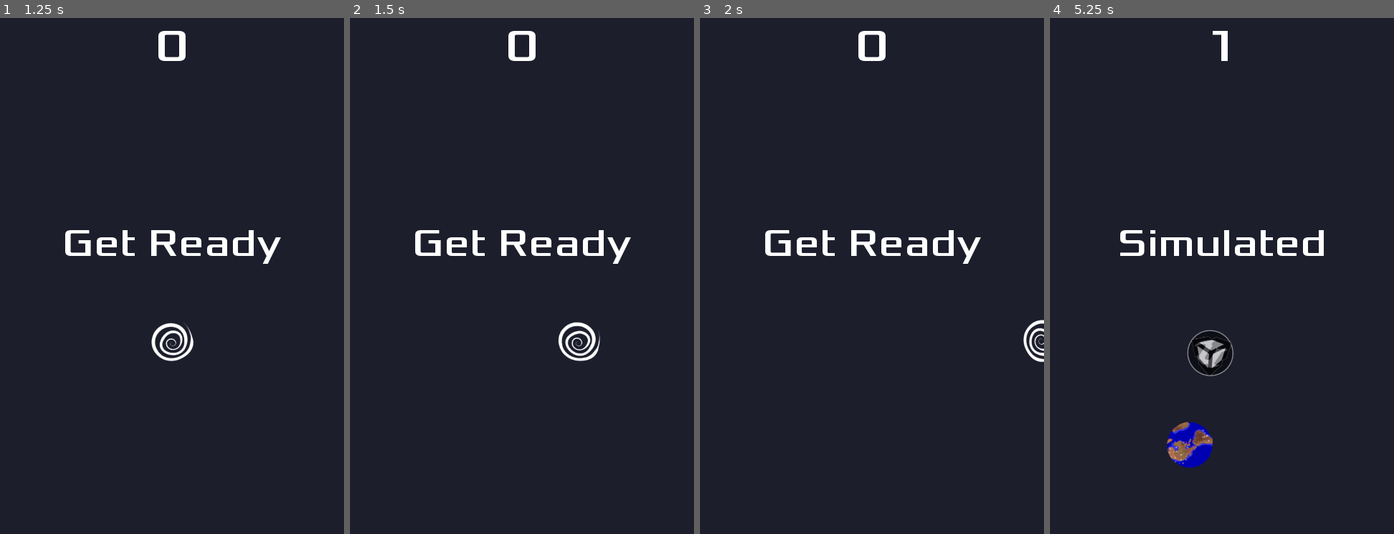
Above: before the commit, frames 1-4 (left to right).
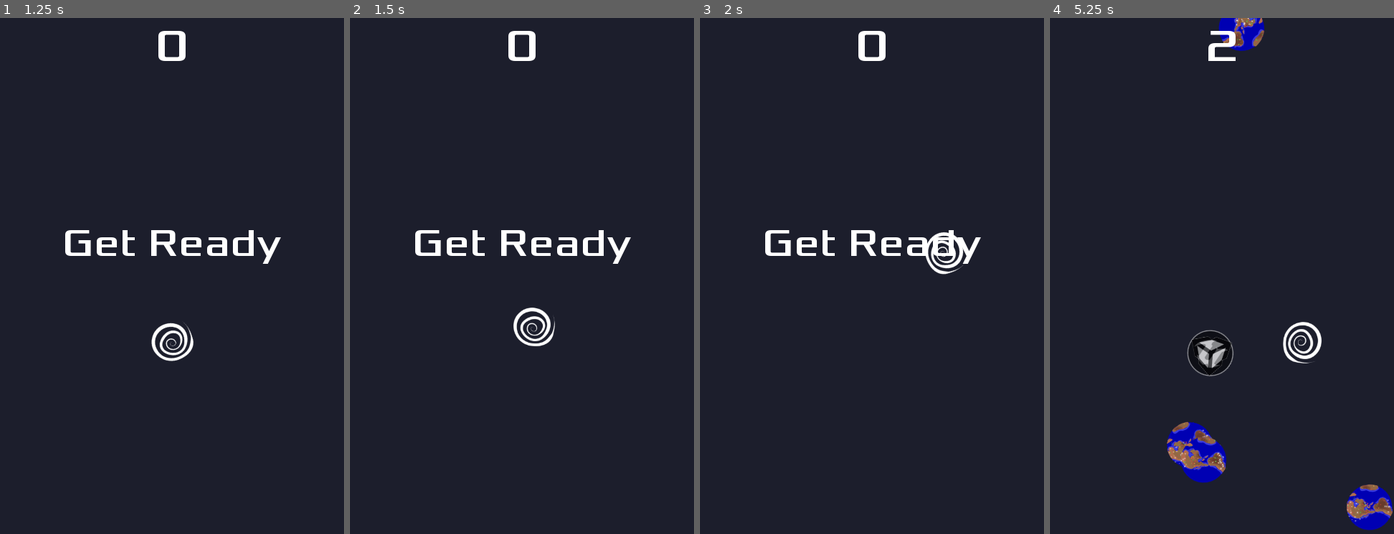
Above: after the commit, the same moments.

Repository: NelloDev/your-first-game
Game: Godot game, scene res://Main.tscn
Two runs of this game, one before a commit and one after it. Both use one fixed random seed, a clock stepped at 60 frames per second and the inputs below.
Inputs (mouse positions are in pixels of both pictures, inside the frame that each line leads up to):
- Up to frame 1 (1.25 s): click "Start" at 0.5 s
- Up to frame 2 (1.5 s): move the mouse to (597, 250) at 1.27 s; hold Right (ui_right) from 1.28 s (still down); click (597, 250) at 1.42 s
- Up to frame 3 (2 s): keep holding Right (ui_right)
- Up to frame 4 (5.25 s): move the mouse to (1153, 301) at 2.02 s; release Right (ui_right) at 2.03 s; hold Down (ui_down) 2.03-2.78 s; click (1153, 301) at 2.17 s; move the mouse to (1256, 162) at 2.77 s; hold Right (ui_right) 2.78-3.53 s; click (1256, 162) at 2.92 s; move the mouse to (1204, 379) at 3.52 s; hold Up (ui_up) 3.53-4.28 s; click (1204, 379) at 3.67 s; move the mouse to (1325, 353) at 4.27 s; hold Left (ui_left) from 4.28 s (still down); click (1325, 353) at 4.42 s; move the mouse to (1118, 198) at 5.02 s; click (1118, 198) at 5.17 s

Frame 1 is identical in both runs. In frame 2, 0.8% of the frame differs, in the area x 47-73%, y 56-67%; in frame 3, 0.6%; in frame 4, 4.2%, in the area x 20-100%, y 0-100%.

Commit message:
Changed controls to point and click for mobile users per the Exporting tutorial

Diff:
--- a/Player.gd
+++ b/Player.gd
@@ -5,38 +5,42 @@
 
 # Declare member variables here.
 export var speed = 400
+var velocity = Vector2() # The player's movement vector.
 var killed_by
-var screen_size
+var target = Vector2()
 
 # Called when the node enters the scene tree for the first time.
 func _ready():
-	screen_size = get_viewport_rect().size
 	hide()
+
+
+func start(pos):
+	position = pos
+	target = pos
+	show()
+	$CollisionShape2D.disabled = false
+
+
+func _input(event):
+	if event is InputEventScreenTouch and event.pressed:
+		target = event.position
 
 # Called every frame. 'delta' is the elapsed time since the previous frame.
 func _process(delta):
-	var velocity = Vector2() # The player's movement vector.
-
-	if Input.is_action_pressed("ui_right"):
-		velocity.x += 1
-	if Input.is_action_pressed("ui_left"):
-		velocity.x -= 1
-	if Input.is_action_pressed("ui_down"):
-		velocity.y += 1
-	if Input.is_action_pressed("ui_up"):
-		velocity.y -= 1
+	if position.distance_to(target) > 10:
+		velocity = (target - position).normalized() * speed
+	else:
+		velocity = Vector2()
 
 	if velocity.length() > 0:
 		velocity = velocity.normalized() * speed
+
+	position += velocity * delta
 
 	if $Sprite.rotation_degrees < 360:
 		$Sprite.rotation_degrees += 2
 	else:
 		$Sprite.rotation_degrees = 1
-
-	position += velocity * delta
-	position.x = clamp(position.x, 0, screen_size.x)
-	position.y = clamp(position.y, 0, screen_size.y)
 
 
 func _on_Player_body_entered(body):
@@ -44,9 +48,3 @@
 	killed_by = body.get_node("AnimatedSprite").get_animation()
 	emit_signal("hit")
 	$CollisionShape2D.set_deferred("disabled", true)
-
-
-func start(pos):
-	position = pos
-	show()
-	$CollisionShape2D.disabled = false
--- a/project.godot
+++ b/project.godot
@@ -26,6 +26,10 @@
 window/stretch/mode="2d"
 window/stretch/aspect="keep"
 
+[input_devices]
+
+pointing/emulate_touch_from_mouse=true
+
 [rendering]
 
 environment/default_environment="res://default_env.tres"
Not shown, added: export_presets.cfg
